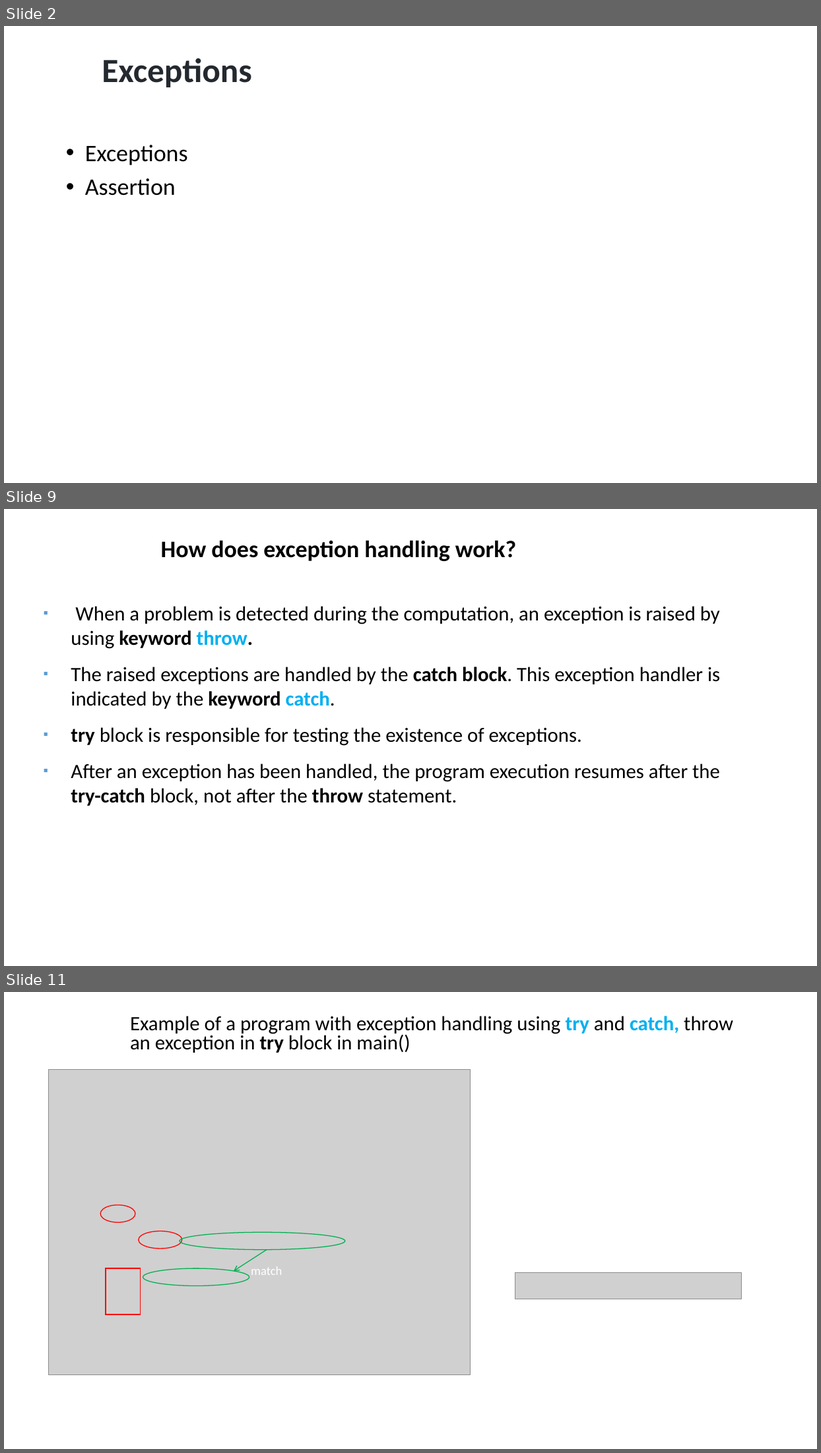
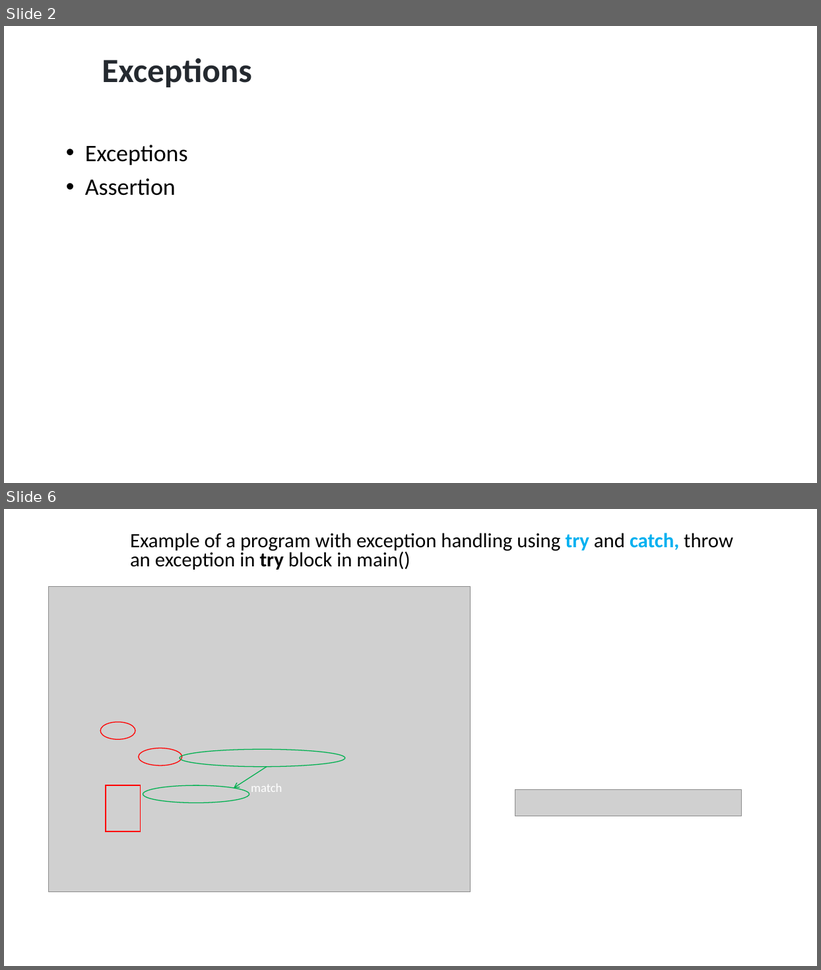
Before and after one commit to ShiqiYu/CPP, a slide deck: week14/Lab14.pptx. Shown one above the other, each under a label of ours: slides 2, 9 and 11 before the commit, slides 2 and 6 after it; the slides between them are not shown. The pictures are 821x1453 and 821x970 pixels, drawn with LibreOffice and Linux fonts; fonts in the diff are those of the drawing; grey boxes stand for pictures; background and template pictures are left out. Boxes give left, top, right and bottom in pixels: in the first picture for what was removed or moved away, otherwise in the second. Text is boxed around its words. In the diff, an @@ line names an element or a change of style, - is before the commit and + after.

```diff
--- a/week14/Lab14.pptx
+++ b/week14/Lab14.pptx
@@ slide 9 removed at (4, 509, 817, 966), background #FFFFFF @@
@@ text removed at (161, 540, 516, 561) @@
-  How does exception handling work?
@@ text removed at (71, 606, 720, 806) @@
-  ▪ When a problem is detected during the computation, an exception is raised by using keyword throw.
-  ▪ The raised exceptions are handled by the catch block. This exception handler is indicated by the keyword catch.
-  ▪ try block is responsible for testing the existence of exceptions.
-  ▪ After an exception has been handled, the program execution resumes after the try-catch block, not after the throw statement.
@@ what was slide 11 is now slide 6 @@
```
Also in this commit, not shown: 7 slides changed, 2 slides added, 10 other slides removed, 2 other files.
